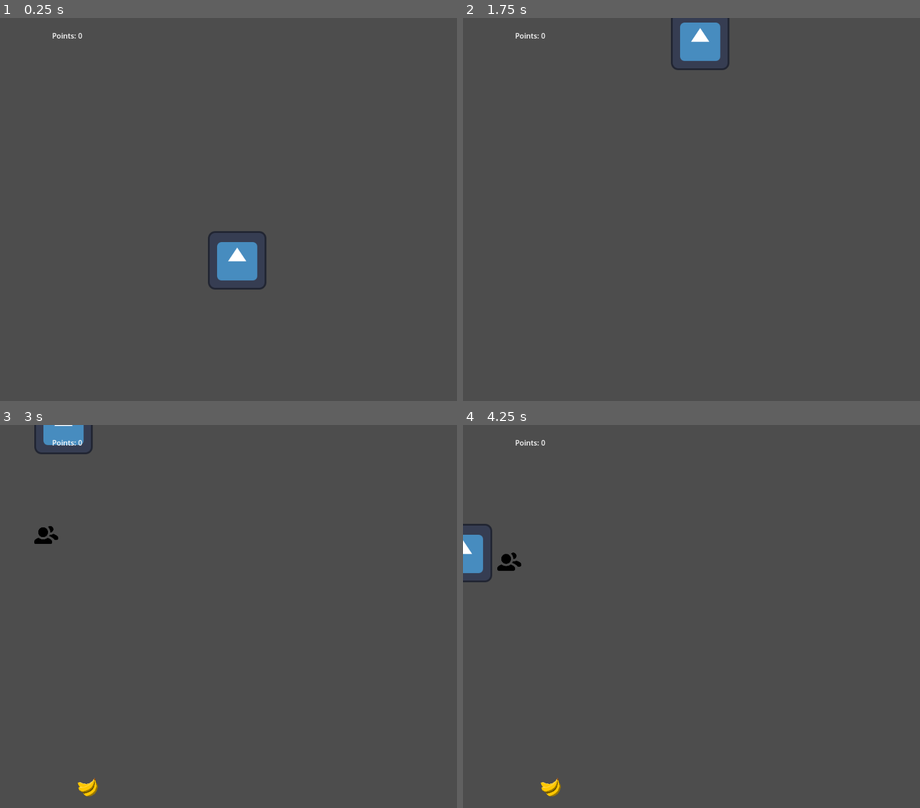
Above: before the commit, frames 1-4 (two rows, left to right).
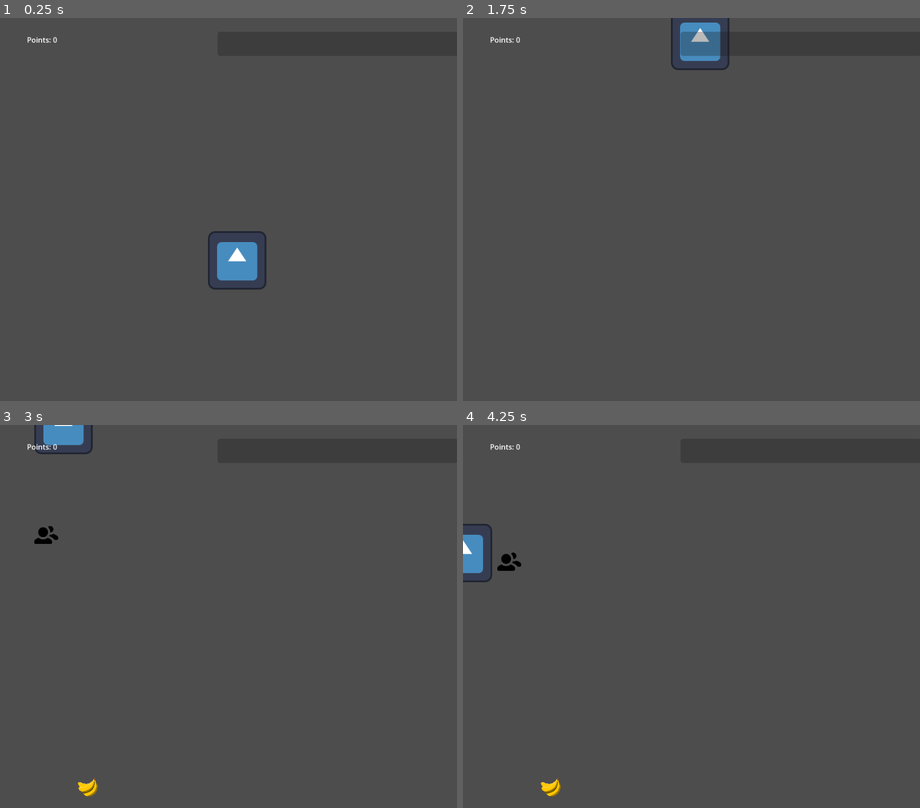
Above: after the commit, the same moments.

Repository: YoussefZayed/competitivecooking-godot
Game: Godot game, scene res://main.tscn
Same seed, same stepped clock (60 frames per second), same inputs: the game is played once before the commit and once after it. The engine's default icon, where the game draws it, is replaced by a stand-in: a white triangle on a blue panel in a dark square.
Inputs:
- Up to frame 1 (0.25 s): no input
- Up to frame 2 (1.75 s): tap Enter at 0.5 s; hold W (up) from 0.53 s (still down)
- Up to frame 3 (3 s): release W (up) at 2.03 s; hold A (left) from 2.03 s (still down)
- Up to frame 4 (4.25 s): release A (left) at 3.53 s; hold S (down) from 3.53 s (still down)

The runs differ from the first frame. In frame 1, 0.1% of the frame differs, in the area x 6-18%, y 3-7%; in frame 2, 0.6%, in the area x 6-57%, y 3-10%; in frame 3, 0.1%; in frame 4, 0.1%.

Commit message:
speed upgrade

Diff:
--- a/main.gd
+++ b/main.gd
@@ -23,6 +23,10 @@
 		if (customer.position.y > positionToBeAt.y):
 			customer.position.y = positionToBeAt.y
 	$Label.text = "Points: %d" % points
+	$ProgressBar.value = points / 10 % 100
+	$AddCustomer.wait_time = clampf(2.5 - points / 500, 0.5,10.0)
+	$AddIngredient.wait_time = clampf(2.3 - points / 500, 0.5,10.0)
+	$Player.speed = 400 +  points / 5
 
 
 func _on_add_customer_timeout():
--- a/main.tscn
+++ b/main.tscn
@@ -24,10 +24,21 @@
 offset_bottom = 73.0
 
 [node name="Label" type="Label" parent="."]
-offset_left = 114.0
-offset_top = 27.0
-offset_right = 352.0
-offset_bottom = 93.0
+offset_left = 59.0
+offset_top = 36.0
+offset_right = 297.0
+offset_bottom = 102.0
+
+[node name="ProgressBar" type="ProgressBar" parent="."]
+anchors_preset = -1
+anchor_left = 0.476
+anchor_top = 0.031
+anchor_right = 1.0
+anchor_bottom = 0.078
+offset_top = -1.0
+offset_right = 2.0
+offset_bottom = 5.0
+show_percentage = false
 
 [connection signal="customerDestroyed" from="Player" to="." method="_on_player_customer_destroyed"]
 [connection signal="timeout" from="AddCustomer" to="." method="_on_add_customer_timeout"]
